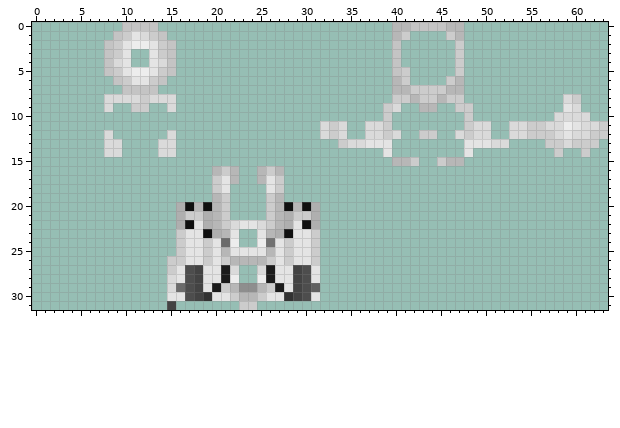
Two versions of one pixel-art sprite, src/main/resources/assets/ordinarytinker/textures/tinker_armor/maid/upper_armor.png. Above is the file before it was changed.
The file is 64x32 pixels. Colours within 5 levels of each other are drawn and written as one.
After the commit:
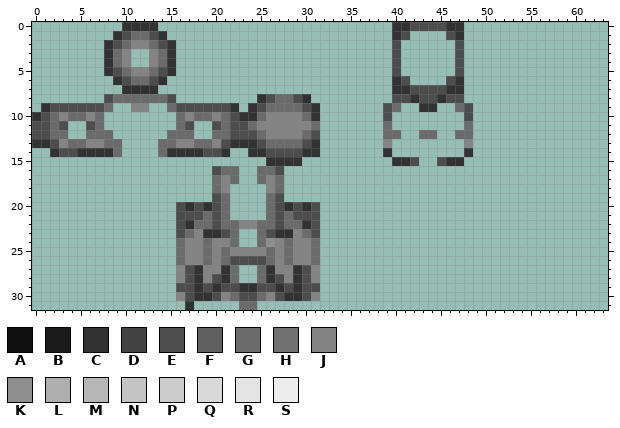
Palette (. is transparent): A #101010  B #1b1b1b  C #323232  D #434343  E #4d4d4d  F #606060  G #6b6b6b  H #717171  J #848484  K #8e8e8e  L #afafaf  M #b7b7b7  N #c4c4c4  P #cccccc  Q #dadada  R #e4e4e4  S #ededed
Changes in this commit:
Changed rows in their new state; - is an unchanged pixel.
first column x 0:
 0 ----------CCCC--------------------------CCEEEECC----------------
 1 ---------CEGGEC-------------------------CE----EC----------------
 2 --------CEGJJGEC------------------------E------E----------------
 3 --------CGJ--JGC------------------------E------E----------------
 4 --------CGJ--JGC------------------------E------E----------------
 5 --------CEGJJGEC------------------------E.-----E----------------
 6 ---------CEGGEC-------------------------CE----EC----------------
 7 ----------CCCC--------------------------CCEEEECC----------------
 8 --------EGGGGGGE---------CEGGEC---------EECEECEE-----------..---
 9 -CEEEEEEG--JJ--GEEEEEEC-CEGGGGEC-------EG--CC--GE----------..---
10 CEGJGGJG--------GJGGJGECCGJJJJGC-------E--------E---------....--
11 EEGE--EG--------GE--EGEEGJJJJJJG...--..G--------G..--...........
12 EEGG--GGG------GGG--GGEEEGJJJJGE...--..GG--GG--GG..--...........
13 CCEJGGJJGG----GGJJGGJECCCEGGGGEC--.....J--------J....----......-
14 --CEECCCCG----GCCCCEEC--CCEEEECC-------C--------C---------.--.--
15 --------------------------CCCC----------CCE--ECC----------------
16 --------------------EGG--GGE------------------------------------
17 --------------------GJG--GJG------------------------------------
18 --------------------GJ----JG------------------------------------
19 --------------------EG----GE------------------------------------
20 ----------------ECECEG----GECECE--------------------------------
21 ----------------EEEGEG----GEGEEE--------------------------------
22 ----------------ECGGEGGJJGGEGGCE--------------------------------
23 ----------------EGJCCEG--GECCJGE--------------------------------
24 ----------------GJJGJJG--GKJGJJG--------------------------------
25 ----------------GJJGJGJJJJGJGJJG--------------------------------
26 ---------------.GJJGJGEEEEGJGJJG--------------------------------
27 ---------------.J-CJJCG--GCJJC-J--------------------------------
28 ---------------.J-CJECG--GCEJC-J--------------------------------
29 ---------------.E-CECEECCEECEC-E--------------------------------
30 ---------------.J-C-EJGEEGJE-C-J--------------------------------
31 ---------------.-C-----GG---------------------------------------
Changed places in both pictures, as pixel boxes (x1, y1, x2, y2):
changed: (32, 22, 608, 310)
